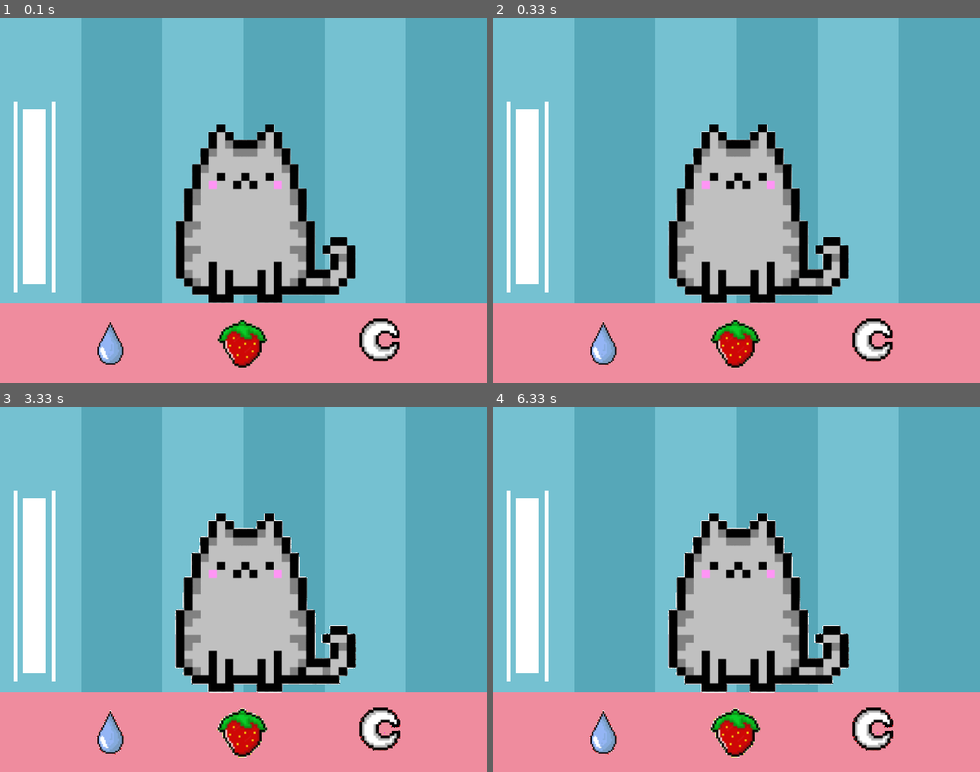
Above: before the commit, frames 1-4 (two rows, left to right).
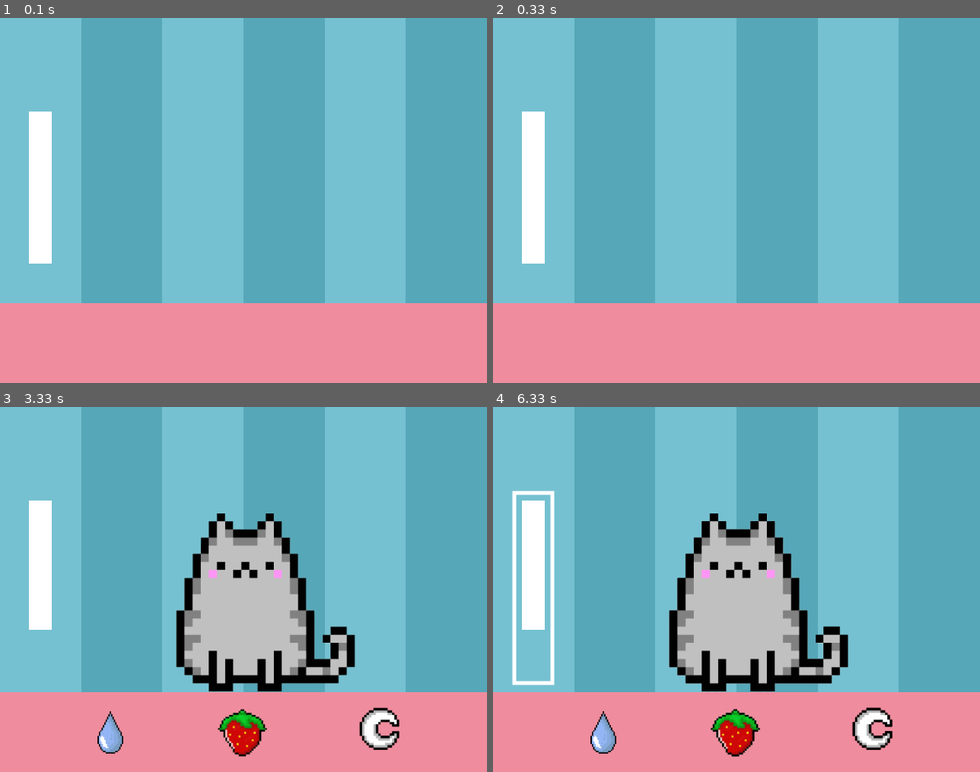
Above: after the commit, the same moments.

Repository: laumelos/Pygame
Game: pygame game, started from index.py
Two runs of this game, one before a commit and one after it. Both use one fixed random seed, a clock stepped at 60 frames per second and the inputs below.
Inputs:
- Up to frame 1 (0.1 s): no input
- Up to frame 2 (0.33 s): no input
- Up to frame 3 (3.33 s): no input
- Up to frame 4 (6.33 s): no input

The runs differ from the first frame. In frame 1, 16% of the frame differs, in the area x 2-83%, y 22-96%; in frame 2, 16%; in frame 3, 3.3%; in frame 4, 4.2%.

Commit message:
funcionalidade barra

Diff:
--- a/index.py
+++ b/index.py
@@ -15,6 +15,8 @@
 altura = 480
 x = 0
 y = 0
+happybar = 230
+#happybarlar = 50
 
 #imagens load
 bubbles = pygame.image.load ('images/bolhas.png')
@@ -24,6 +26,10 @@
 gatinhodormindo =  pygame.image.load ('images/gatinhodormindo.png')
 fundo = pygame.image.load ("images/fundojogo.png")
 fundoazul = pygame.image.load ('images/fundoazul.png')
+framebarra = pygame.image.load ('images/framebar.png')
+fundobarra = pygame.image.load ('images/fundobarra.png')
+
+
 
 #sounds load
 bubblesound = pygame.mixer.Sound('sounds/539823__ristooooo1__bubbles-001.wav')
@@ -34,8 +40,9 @@
 pygame.display.set_caption("pet.com")
 tela.blit(fundo,(0,0))
 
-pygame.draw.line(tela, (white), (20,110), (20,360), 5)
-pygame.draw.line(tela, (white), (70,110), (70,360), 5)
+# class barra():
+#     def __init__(self, time):
+
 
 #button class
 class button():
@@ -81,7 +88,13 @@
 telainicial=True
 while telainicial==True:
 
-    pygame.draw.rect(tela, (white), (30,120,30,230))
+    if happybar>=0:
+        pygame.draw.rect(tela, (white), (38,123,30,happybar))
+        happybar = happybar - 30
+        pygame.display.update()
+        tela.blit(fundobarra,(0, 0))
+        pygame.draw.rect(tela, (white), (38,123,30,happybar))
+        time.sleep(3)
 
     #funcionalid banho
     if (agua_img.draw(tela)):
@@ -99,11 +112,11 @@
 
         tela.blit(fundoazul,(0,0))
         tela.blit(gatinhodormindo,(200,210))
+        tela.blit(framebarra,(25,110))
         pygame.mixer.Sound.play(sleepsound)
         pygame.mixer.music.stop()
         pygame.display.update()
         time.sleep(4)
-
         tela.blit(fundo,(0,0))
 
     for event in pygame.event.get():
@@ -124,6 +137,12 @@
     #gatinho
     tela.blit(gatinhomaior,(200,140))
 
+    #frame barra
+    tela.blit(framebarra,(25,110))
+
+
+
+
     pygame.display.update()
 
 pygame.quit()
Binary file changed: images/framebar.png
Binary file added: images/fundobarra.png
